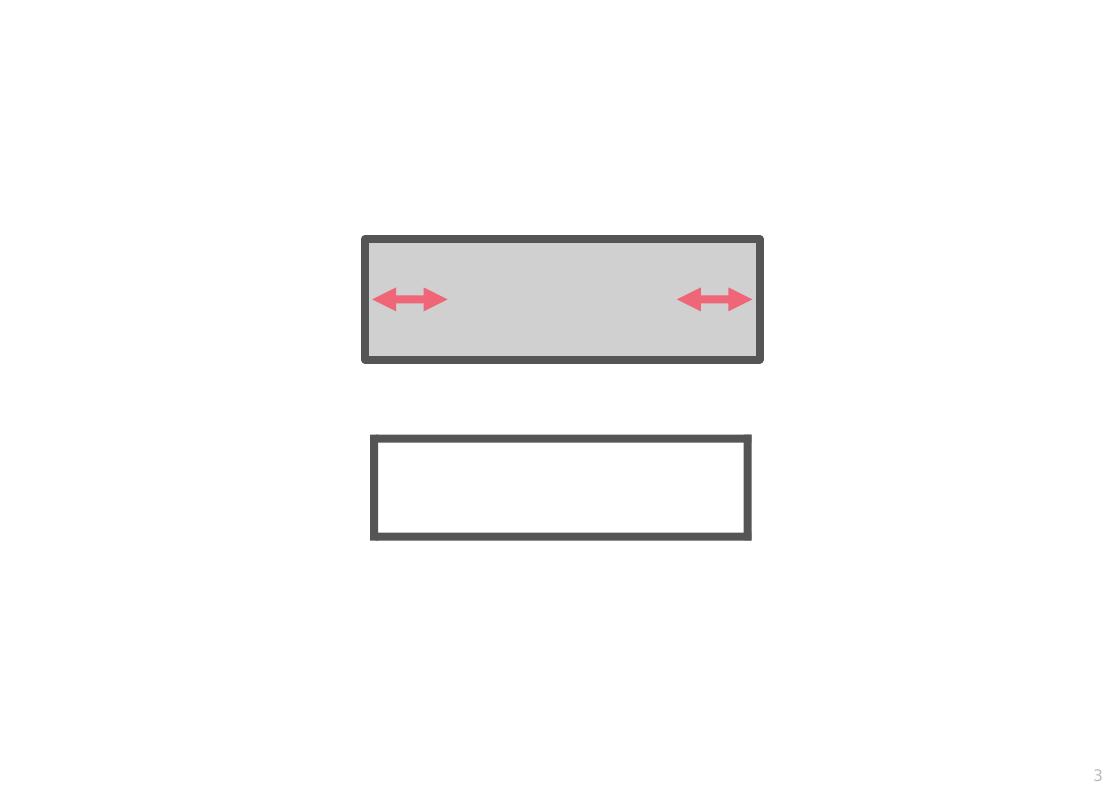
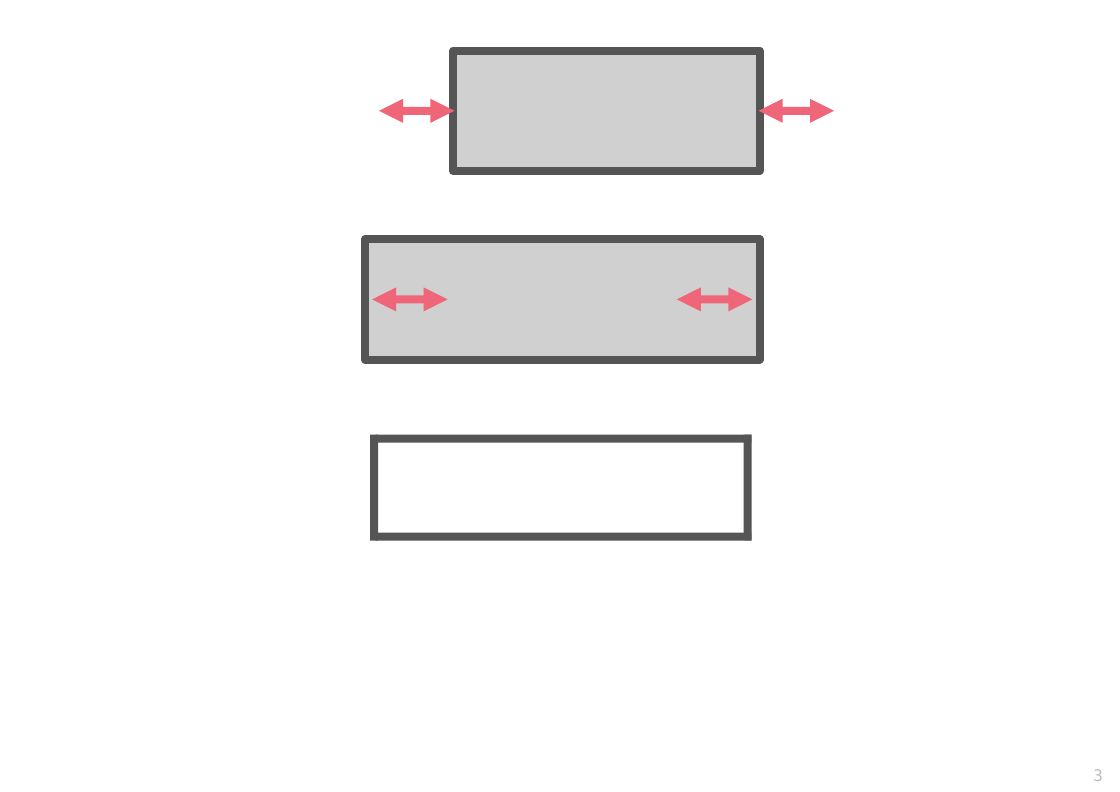
Before and after one commit to pglpm/7wonders, a slide deck: slide 3 of images/drawings.odp. Drawn at 1120x792 pixels with LibreOffice and Linux fonts; fonts in the diff are those of the drawing; grey boxes stand for pictures. Boxes give left, top, right and bottom in pixels: in the first picture for what was removed or moved away, otherwise in the second. Text is boxed around its words. In the diff, an @@ line names an element or a change of style, - is before the commit and + after.

```diff
--- a/images/drawings.odp
+++ b/images/drawings.odp
@@ picture added at box(453, 51, 760, 171) @@
@@ double arrow added from (454, 111) to (379, 111), #EE6677 6.01 pt @@
@@ double arrow added from (759, 111) to (834, 111), #EE6677 6.01 pt @@
```
Also in this commit, not shown: 10 other slides changed, 4 slides added, 1 slide removed, 5 other files.
